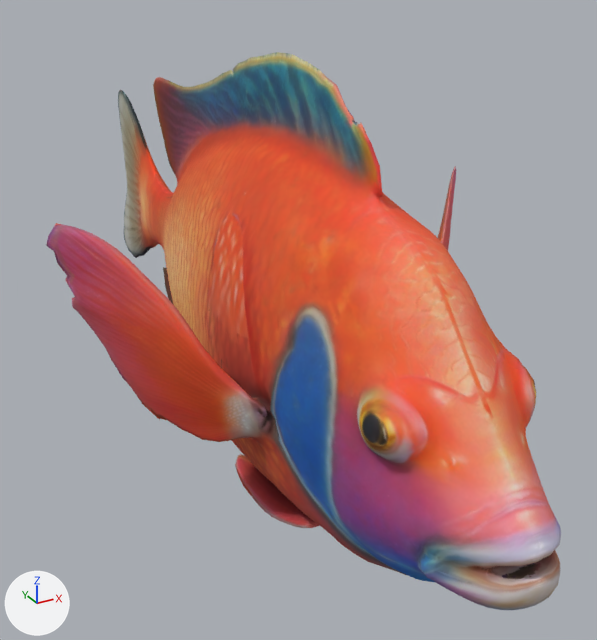
An edit to the glTF model assets/3d models/wildlife/fish1.glb, drawn before and after from the same camera.
Camera for both pictures: a 50 mm lens placed at (-0.786, -1.673, 0.665), pointed at (0.078, -0.103, -0.12). The lights are fixed; the arrows at lower left show +X, +Y and +Z. The picture after the commit comes second.

Before the edit, the objects in view are built like this:
```python
mat_material_0 = principled_material('Material_0')
mat_material_0.texture = img_image_0
mat_material_0.roughness = 0.8
me_mesh_0 = bpy.data.meshes.new('Mesh_0')
me_mesh_0.from_pydata(...)  # 9226 vertices, 18413 faces; spans x -0.49..0.49, y -1.0..1.0, z -0.5..0.49
me_mesh_0.materials.append(mat_material_0)  # picture img_image_0
ob_mesh_0 = bpy.data.objects.new('Mesh_0', me_mesh_0)
ob_mesh_0.location = (0.0, 0.0, 0.0)
```
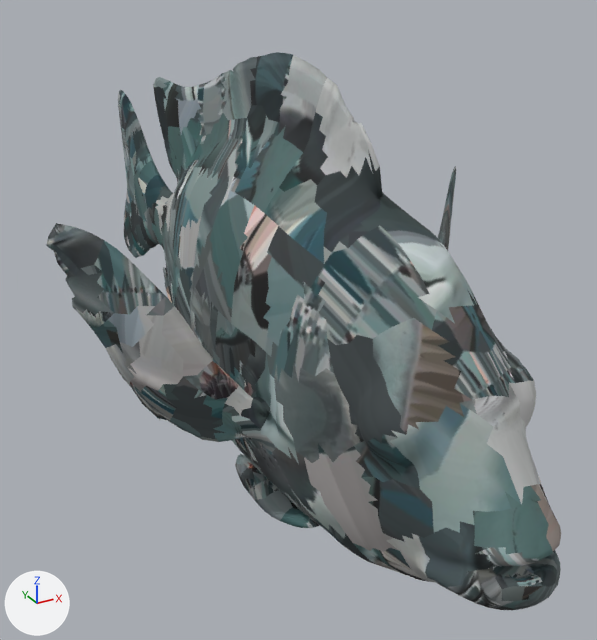
Where the newer file only moved an object's origin or applied its transform, the numbers keep the older frame.

Where the change shows, as pixel boxes [x1, y1, x2, y2] in the pictures (597 x 640 px):
'Mesh_0', surface changed (red to grey): [46, 52, 561, 610] in both

The change, as a diff of the scene's bpy script:
```diff
--- a/assets/3d models/wildlife/fish1.glb.py
+++ b/assets/3d models/wildlife/fish1.glb.py
@@ img_basecolor_jpg @@
+img_basecolor_jpg = load_image('baseColor.jpg', 'baseColor.jpg', 2048, 2048, 'sRGB')
@@ mat_material_0 @@
 mat_material_0 = principled_material('Material_0')
-mat_material_0.texture = img_image_0
+mat_material_0.texture = img_basecolor_jpg
 mat_material_0.roughness = 0.8
```
